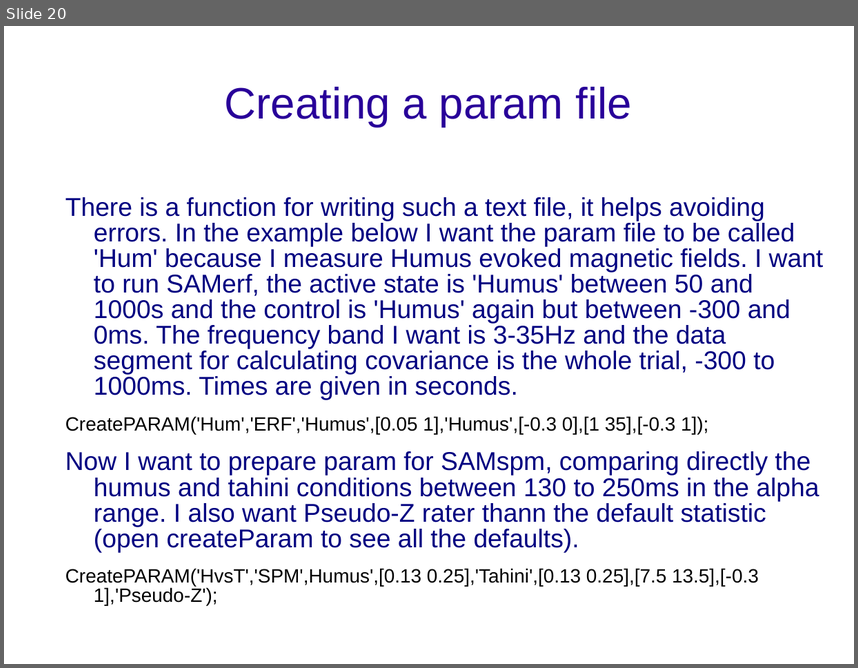
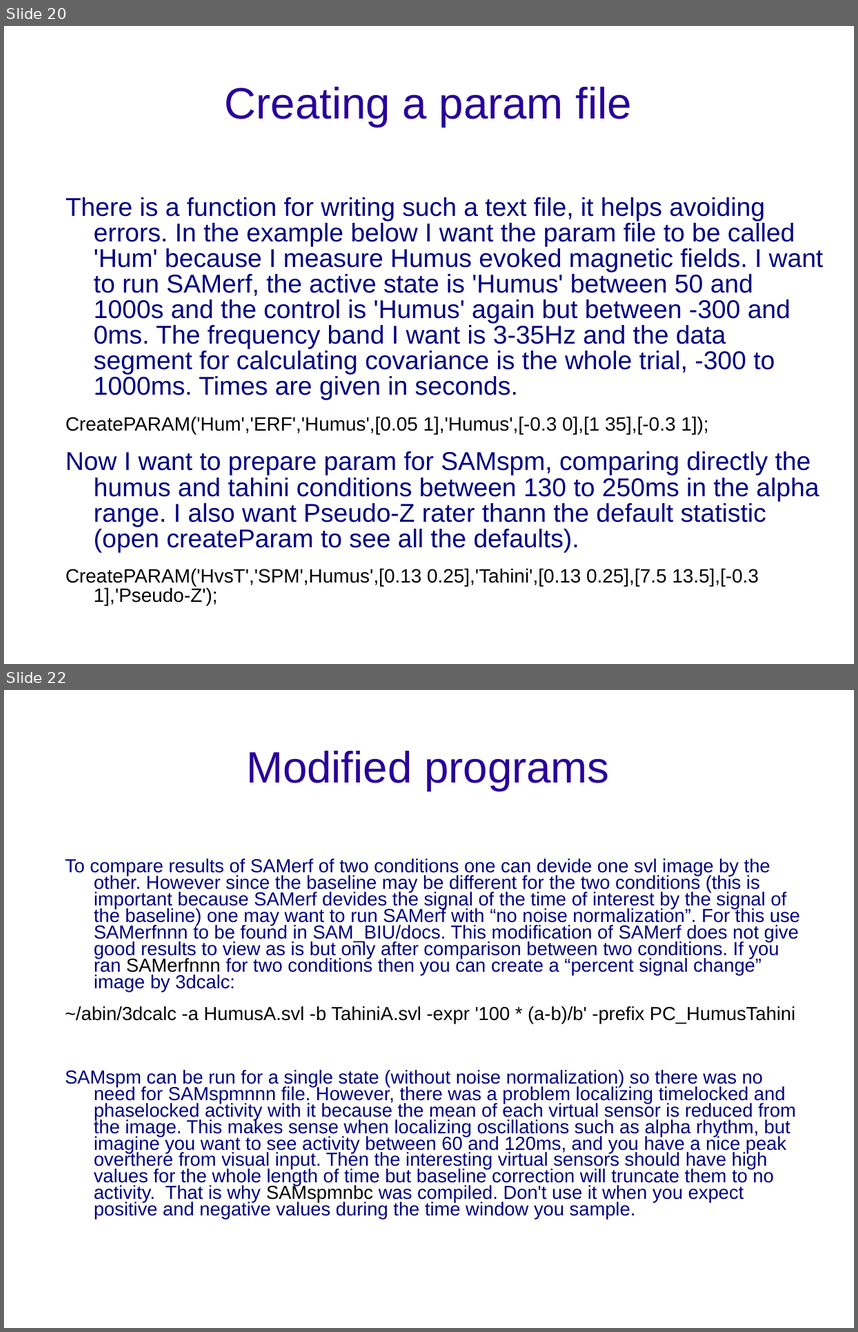
Before and after one commit to yuval-harpaz/SAM_BIU, a slide deck: docs/SAMtutorial.ppt. Shown one above the other, each under a label of ours: slide 20 before the commit, slides 20 and 22 after it; the slides between them are not shown. The pictures are 858x668 and 858x1332 pixels, drawn with LibreOffice and Linux fonts; fonts in the diff are those of the drawing; background and template pictures are left out. Boxes give left, top, right and bottom in pixels: in the first picture for what was removed or moved away, otherwise in the second. Text is boxed around its words. In the diff, an @@ line names an element or a change of style, - is before the commit and + after.

Commit message:
adding SAMspmnbc, updating the tutorial and stuff

```diff
--- a/docs/SAMtutorial.ppt
+++ b/docs/SAMtutorial.ppt
@@ slide 22 added at [4,690,854,1328], background picture (left out) @@
@@ title added at [246,751,610,791], 41 pt, text #280099 @@
+Modified programs
@@ text added at [65,858,800,1219], 17.6 pt, text #000080 @@
+To compare results of SAMerf of two conditions one can devide one svl image by the other. However since the baseline may be different for the two conditions (this is important because SAMerf devides the signal of the time of interest by the signal of the baseline) one may want to run SAMerf with “no noise normalization”. For this use SAMerfnnn to be found in SAM_BIU/docs. This modification of SAMerf does not give good results to view as is but only after comparison between two conditions. If you ran SAMerfnnn for two conditions then you can create a “percent signal change” image by 3dcalc:
+~/abin/3dcalc -a HumusA.svl -b TahiniA.svl -expr '100 * (a-b)/b' -prefix PC_HumusTahini
+SAMspm can be run for a single state (without noise normalization) so there was no need for SAMspmnnn file. However, there was a problem localizing timelocked and phaselocked activity with it because the mean of each virtual sensor is reduced from the image. This makes sense when localizing oscillations such as alpha rhythm, but imagine you want to see activity between 60 and 120ms, and you have a nice peak overthere from visual input. Then the interesting virtual sensors should have high values for the whole length of time but baseline correction will truncate them to no activity. That is why SAMspmnbc was compiled. Don't use it when you expect positive and negative values during the time window you sample.
```
Also in this commit, not shown: 3 slides changed, 3 other files.
